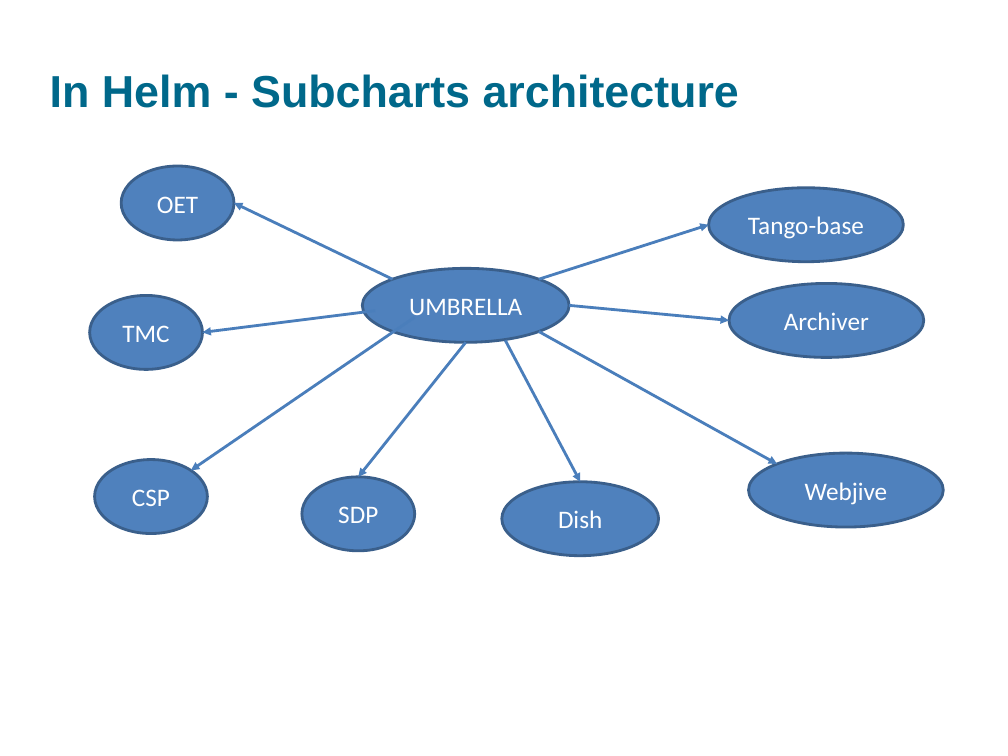
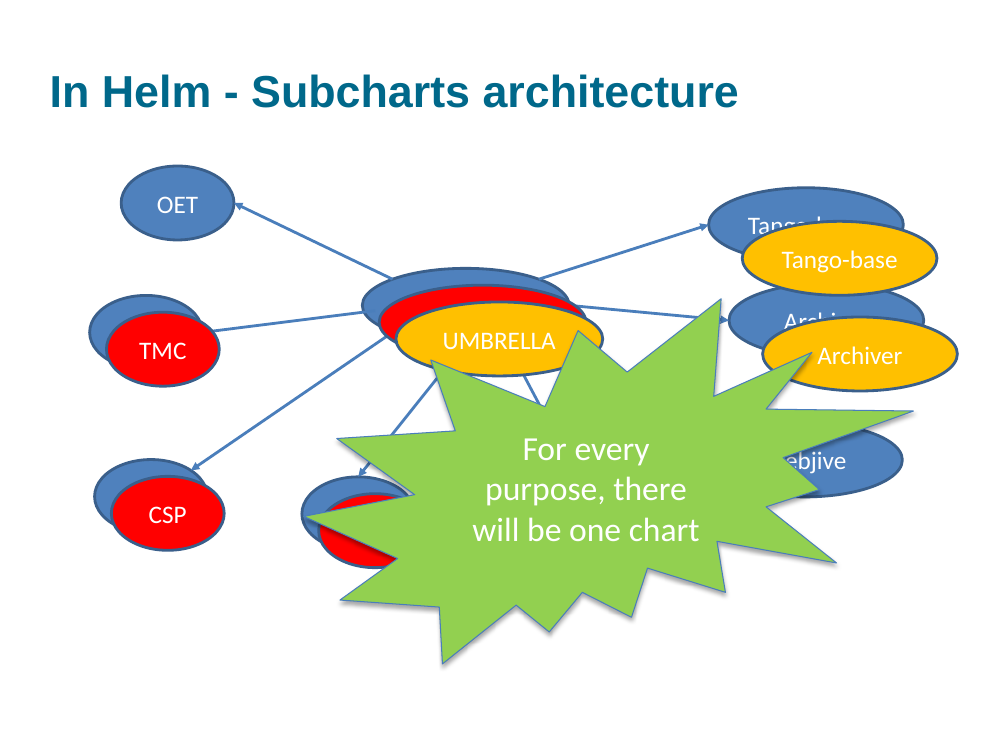
Before and after one commit to Matteo04052017/SPIE2020, a slide deck: slide 11 of 11452-15_talk.pptx. Drawn at 1008x756 pixels with LibreOffice and Linux fonts; fonts in the diff are those of the drawing; background and template pictures are left out. Boxes give left, top, right and bottom in pixels: in the first picture for what was removed or moved away, otherwise in the second. Text is boxed around its words. In the diff, an @@ line names an element or a change of style, - is before the commit and + after.

```diff
--- a/11452-15_talk.pptx
+++ b/11452-15_talk.pptx
@@ ellipse added at bbox=[742, 222, 936, 295], fill #FFC000, outline #3A5F8C 2 pt, 18 pt, text #FFFFFF @@
+Tango-base
@@ irregular seal added at bbox=[303, 298, 913, 663], fill #92D050, outline #4B7EBC 0.75 pt, 24 pt, text #FFFFFF @@
+For every purpose, there will be one chart
@@ ellipse added at bbox=[379, 285, 586, 359], fill #FF0000, outline #3A5F8C 2 pt, 18 pt, text #FFFFFF @@
+UMBRELLA
@@ ellipse added at bbox=[107, 312, 220, 386], fill #FF0000, outline #3A5F8C 2 pt, 18 pt, text #FFFFFF @@
+TMC
@@ ellipse added at bbox=[396, 302, 603, 376], fill #FFC000, outline #3A5F8C 2 pt, 18 pt, text #FFFFFF @@
+UMBRELLA
@@ ellipse added at bbox=[763, 318, 958, 391], fill #FFC000, outline #3A5F8C 2 pt, 18 pt, text #FFFFFF @@
+Archiver
@@ arrow moved from (539, 332) - (777, 464) to (539, 332) - (736, 433) @@
@@ ellipse "Webjive": place and size @@
-ellipse "Webjive" at bbox=[749, 454, 943, 527]
+ellipse "Webjive" at bbox=[708, 423, 902, 497]
@@ ellipse added at bbox=[111, 477, 224, 550], fill #FF0000, outline #3A5F8C 2 pt, 18 pt, text #FFFFFF @@
+CSP
@@ ellipse added at bbox=[319, 494, 431, 568], fill #FF0000, outline #3A5F8C 2 pt, 18 pt, text #FFFFFF @@
+SDP
```
Also in this commit, not shown: 4 other slides changed.
